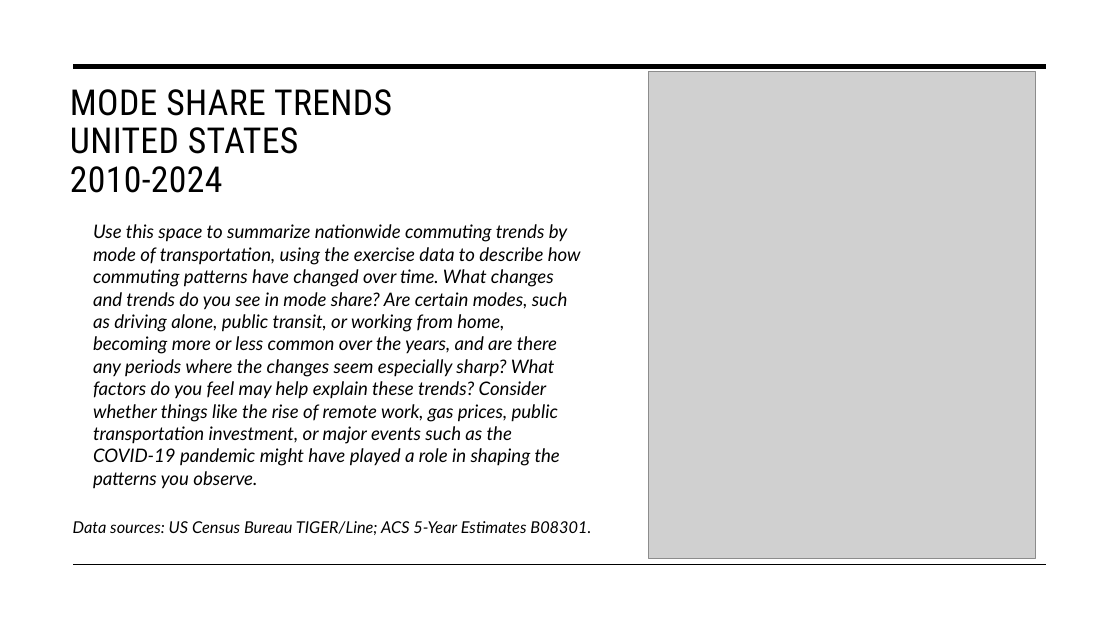
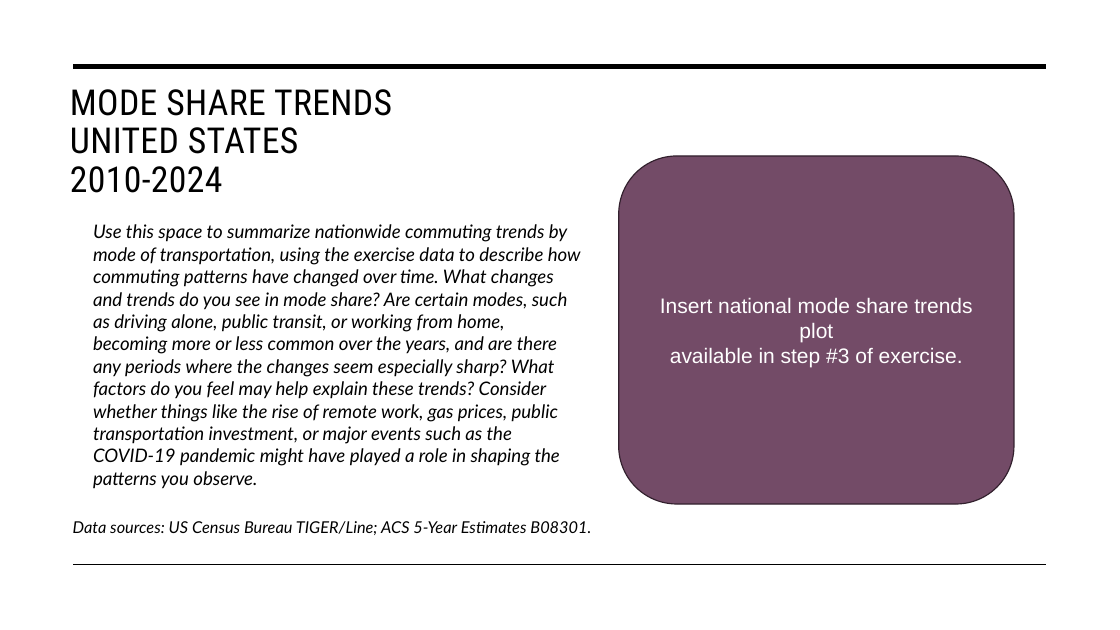
Before and after one commit to justenvirons/pedagogy, a slide deck: slide 1 of 2027/GEO330_Fall_Quarter/exercises/Exercise_01/scripts/slides/Exercise01_Template.pptx. Drawn at 1120x630 pixels with LibreOffice and Linux fonts; fonts in the diff are those of the drawing; grey boxes stand for pictures. Boxes give left, top, right and bottom in pixels: in the first picture for what was removed or moved away, otherwise in the second. Text is boxed around its words. In the diff, an @@ line names an element or a change of style, - is before the commit and + after.

```diff
--- a/2027/GEO330_Fall_Quarter/exercises/Exercise_01/scripts/slides/Exercise01_Template.pptx
+++ b/2027/GEO330_Fall_Quarter/exercises/Exercise_01/scripts/slides/Exercise01_Template.pptx
@@ picture removed at (x1=649, y1=71, x2=1035, y2=558) @@
@@ rounded rectangle added at (x1=619, y1=156, x2=1015, y2=504), fill #734B67, outline #32212D 1 pt, 18 pt, text #FFFFFF @@
+Insert national mode share trends plot
+available in step #3 of exercise.
```
Also in this commit, not shown: 5 other files.
